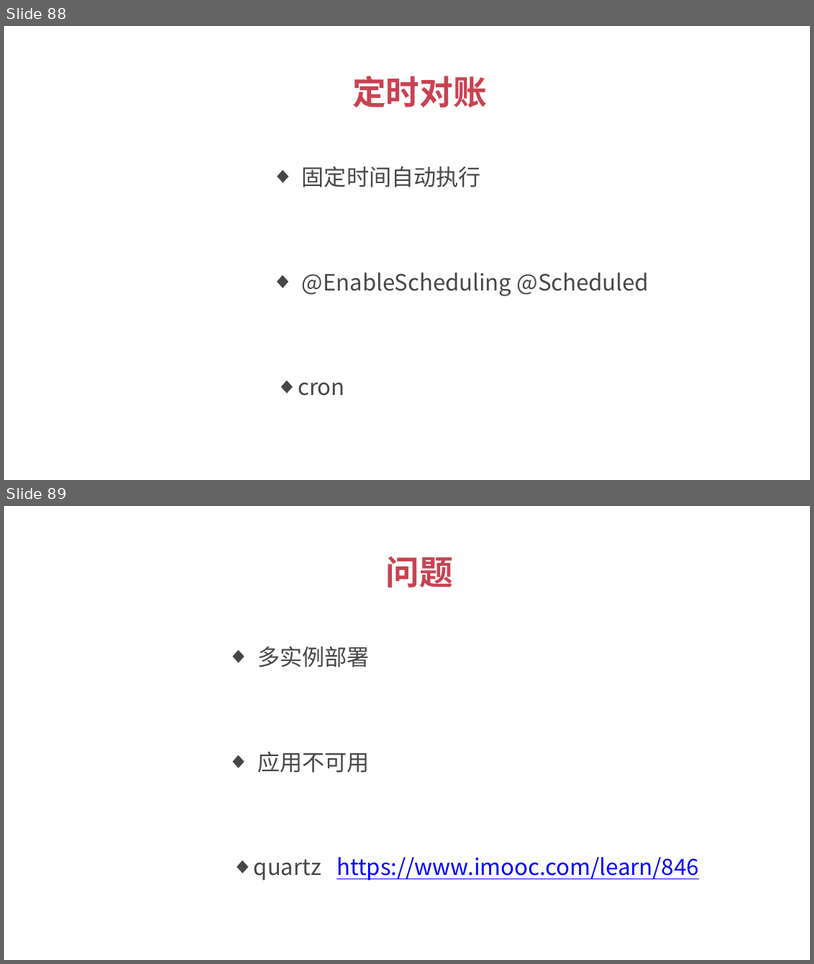
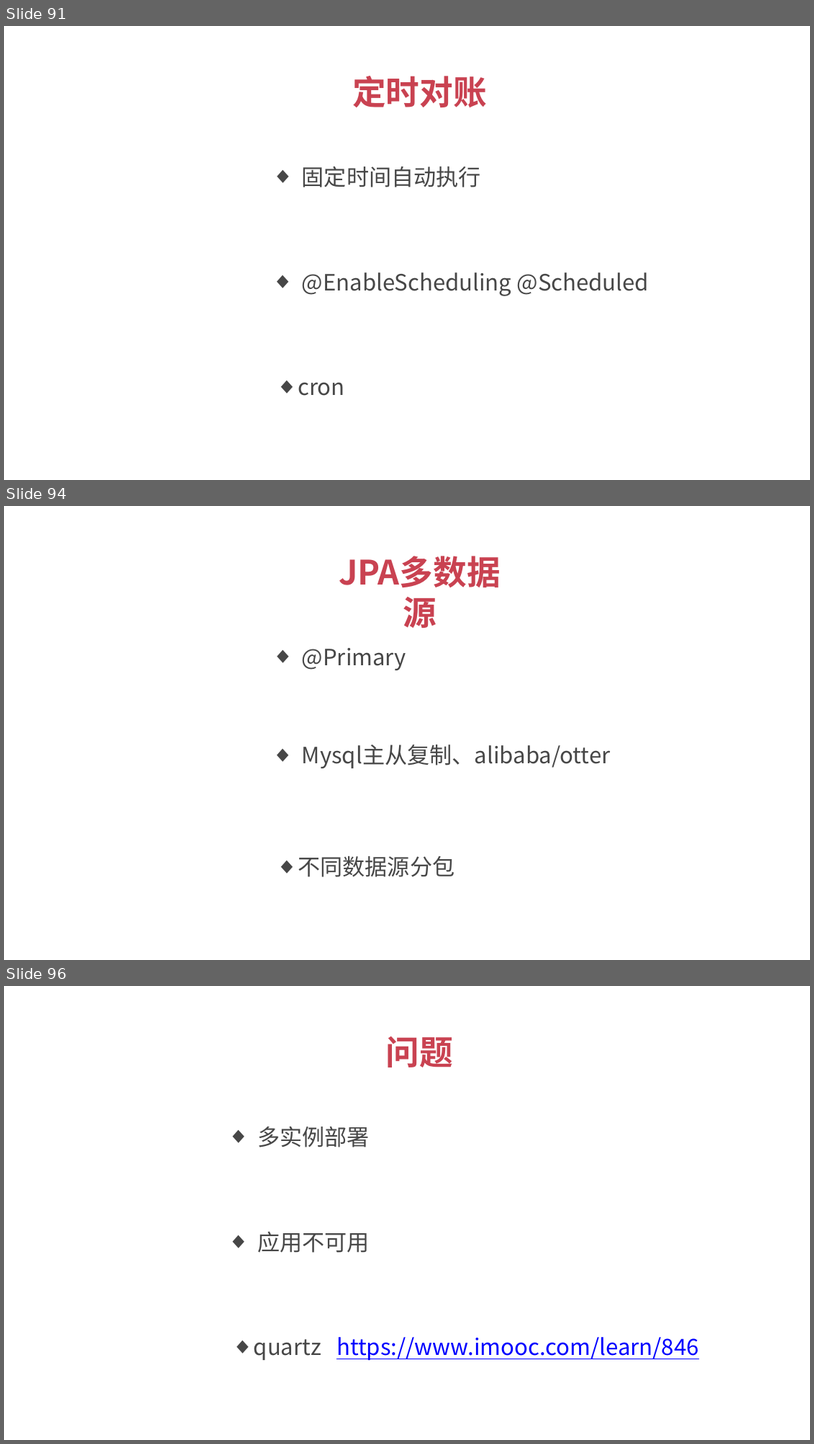
Before and after one commit to 1329555958/financial, a slide deck: 理财平台.pptx. Shown one above the other, each under a label of ours: slides 88 and 89 before the commit, slides 91, 94 and 96 after it; the slides between them are not shown. The pictures are 814x964 and 814x1444 pixels, drawn with LibreOffice and Linux fonts; fonts in the diff are those of the drawing. Boxes give left, top, right and bottom in pixels: in the first picture for what was removed or moved away, otherwise in the second. Text is boxed around its words. In the diff, an @@ line names an element or a change of style, - is before the commit and + after.

```diff
--- a/理财平台.pptx
+++ b/理财平台.pptx
@@ slide 94 added at bbox=[4, 506, 810, 960], background #FFFFFF @@
@@ text added at bbox=[314, 547, 526, 595], 30 pt, text #C94251, bold @@
+JPA多数据源
@@ text added at bbox=[302, 648, 406, 670], 20 pt, text #474747 @@
+  ◆ @Primary
@@ text added at bbox=[302, 744, 611, 768], 20 pt, text #474747 @@
+  ◆ Mysql主从复制、alibaba/otter
@@ text added at bbox=[298, 856, 455, 877], 20 pt, text #474747 @@
+  ◆ 不同数据源分包
@@ what was slide 88 is now slide 91 @@
@@ what was slide 89 is now slide 96 @@
```
Also in this commit, not shown: 7 other slides added, 1 slide removed, 7 other files.
